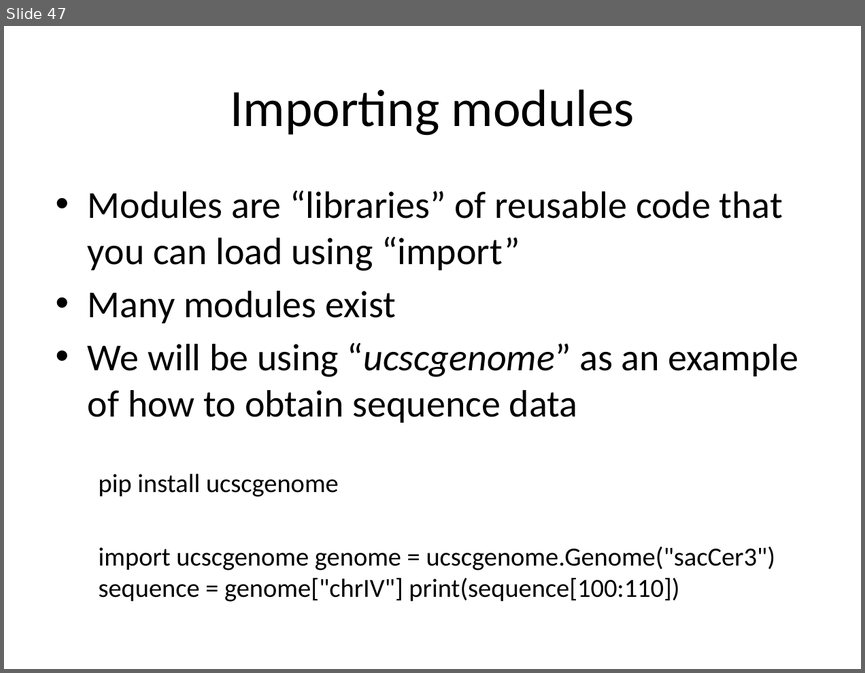
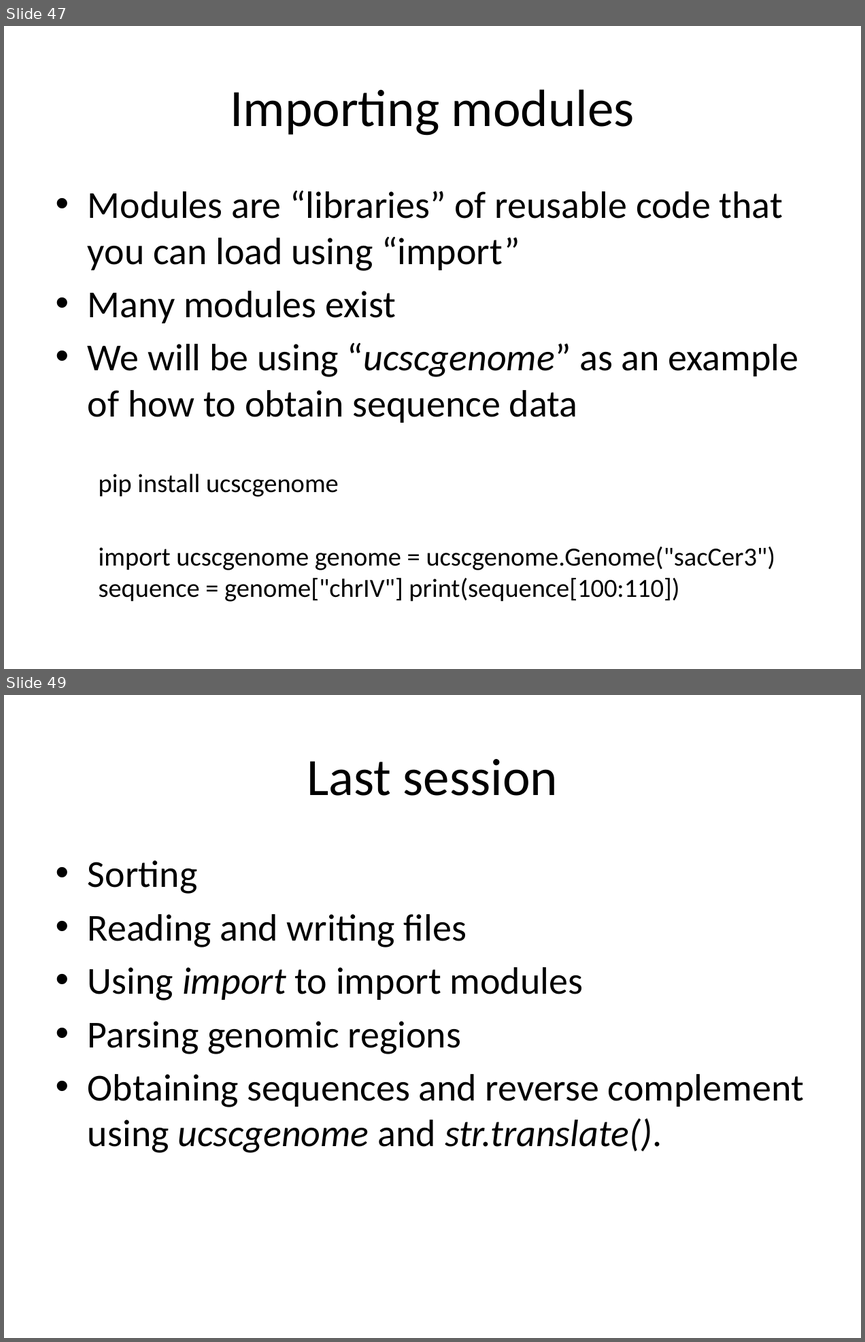
Before and after one commit to GSBS-Bootstrappers/bootstrappers-courses, a slide deck: python1/Python_I/Python I.pptx. Shown one above the other, each under a label of ours: slide 47 before the commit, slides 47 and 49 after it; the slides between them are not shown. The pictures are 865x673 and 865x1342 pixels, drawn with LibreOffice and Linux fonts; fonts in the diff are those of the drawing. Boxes give left, top, right and bottom in pixels: in the first picture for what was removed or moved away, otherwise in the second. Text is boxed around its words. In the diff, an @@ line names an element or a change of style, - is before the commit and + after.

Commit message:
done session 4

```diff
--- a/python1/Python_I/Python I.pptx
+++ b/python1/Python_I/Python I.pptx
@@ slide 49 added at (x1=4, y1=695, x2=861, y2=1338), background #FFFFFF @@
@@ title added at (x1=307, y1=759, x2=558, y2=796), 44 pt, text #000000 @@
+Last session
@@ text added at (x1=88, y1=860, x2=804, y2=1153), 32 pt, text #000000 @@
+• Sorting
+• Reading and writing files
+• Using import to import modules
+• Parsing genomic regions
+• Obtaining sequences and reverse complement using ucscgenome and str.translate().
```
Also in this commit, not shown: 7 other slides added, 1 slide removed, 1 other file.
